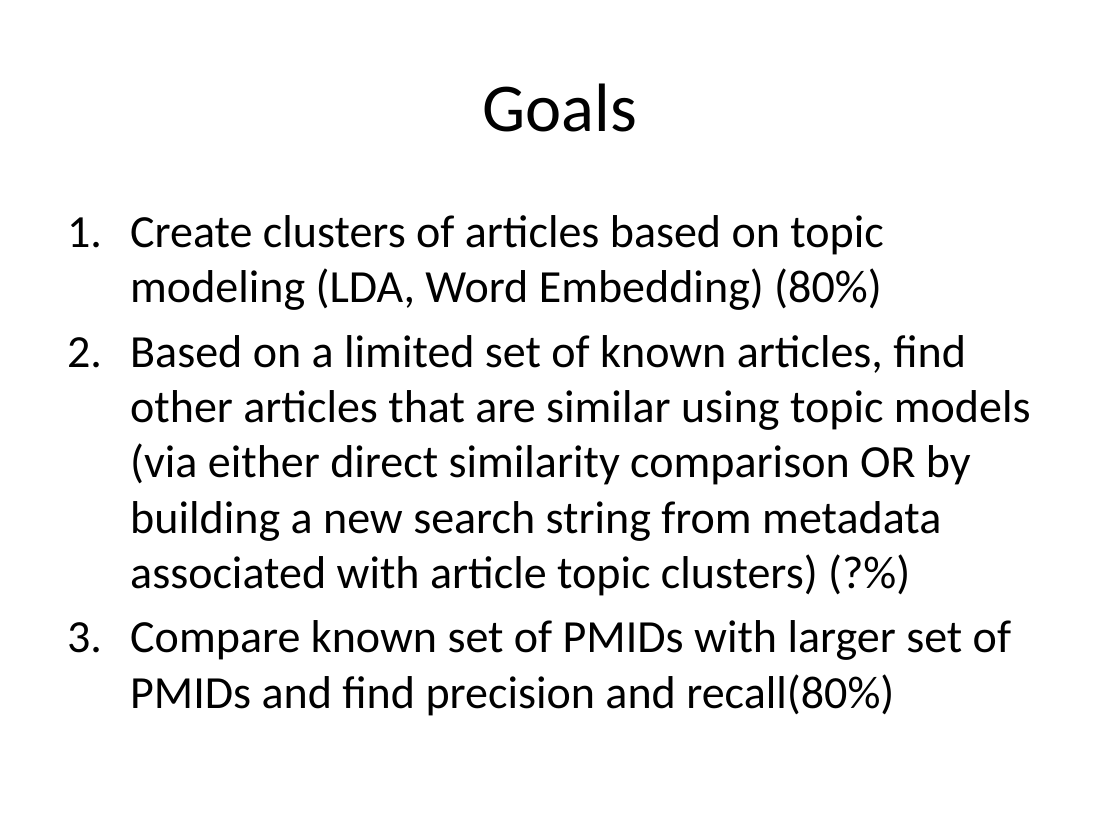
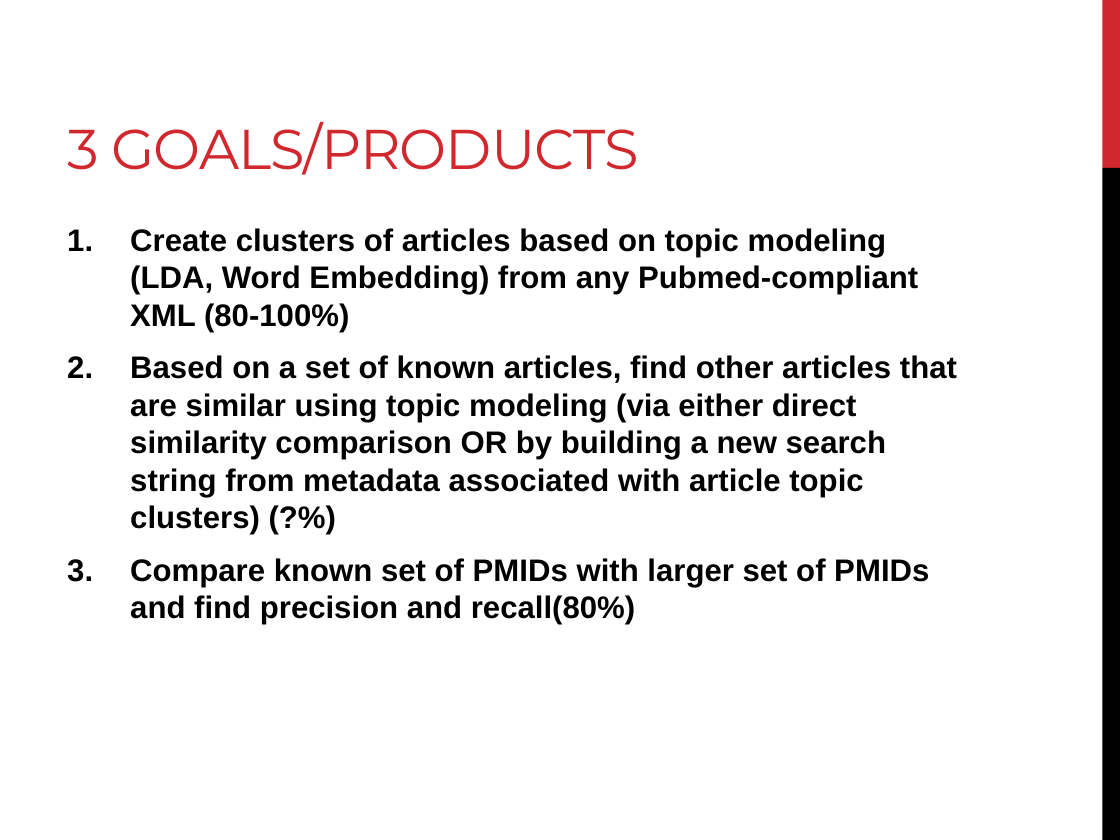
Before and after one commit to NCBI-Hackathons/PuRSSE, a slide deck: slide 2 of SystematicReviews.pptx. Drawn at 1120x840 pixels with LibreOffice and Linux fonts; fonts in the diff are those of the drawing. Boxes give left, top, right and bottom in pixels: in the first picture for what was removed or moved away, otherwise in the second. Text is boxed around its words. In the diff, an @@ line names an element or a change of style, - is before the commit and + after.

Commit message:
updating presentation

```diff
--- a/SystematicReviews.pptx
+++ b/SystematicReviews.pptx
@@ title "3 GOALS/PRODUCTS" at bbox=[67, 122, 639, 175]: vertical alignment middle to bottom @@
@@ rectangle added at bbox=[1102, 0, 1120, 168], fill #D1282E @@
@@ title at bbox=[67, 122, 639, 175]: text changed; size 44 to 36 pt; font Calibri to Montserrat; text colour #000000 to #D1282E @@
-Goals
+3 GOALS/PRODUCTS
@@ rectangle added at bbox=[1102, 168, 1120, 840], fill #000000 @@
@@ text "Create clusters of articles based ...": place and size @@
-text "Create clusters of articles based ..." at bbox=[130, 215, 1031, 716]
+text "Create clusters of articles based ..." at bbox=[130, 228, 957, 624]
@@ text at bbox=[130, 228, 957, 534]: text changed; size 29.6 to 20 pt; font Calibri to Arial; bold on @@
-1. Create clusters of articles based on topic modeling (LDA, Word Embedding) (80%)
-2. Based on a limited set of known articles, find other articles that are similar using topic models (via either direct similarity comparison OR by building a new search string from metadata associated with article topic clusters) (?%)
+1. Create clusters of articles based on topic modeling (LDA, Word Embedding) from any Pubmed-compliant XML (80-100%)
+2. Based on a set of known articles, find other articles that are similar using topic modeling (via either direct similarity comparison OR by building a new search string from metadata associated with article topic clusters) (?%)
@@ text at bbox=[130, 558, 929, 624]: size 29.6 to 20 pt, font Calibri to Arial, bold on in "Compare known set of PMIDs with larger ..."; more space between paragraphs @@
```
Also in this commit, not shown: 2 other slides changed.
